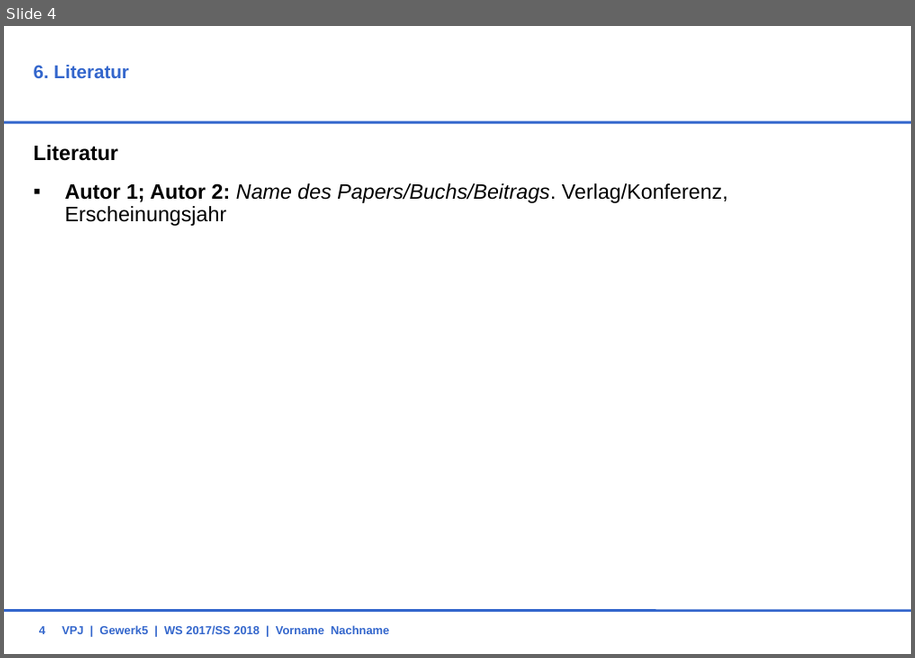
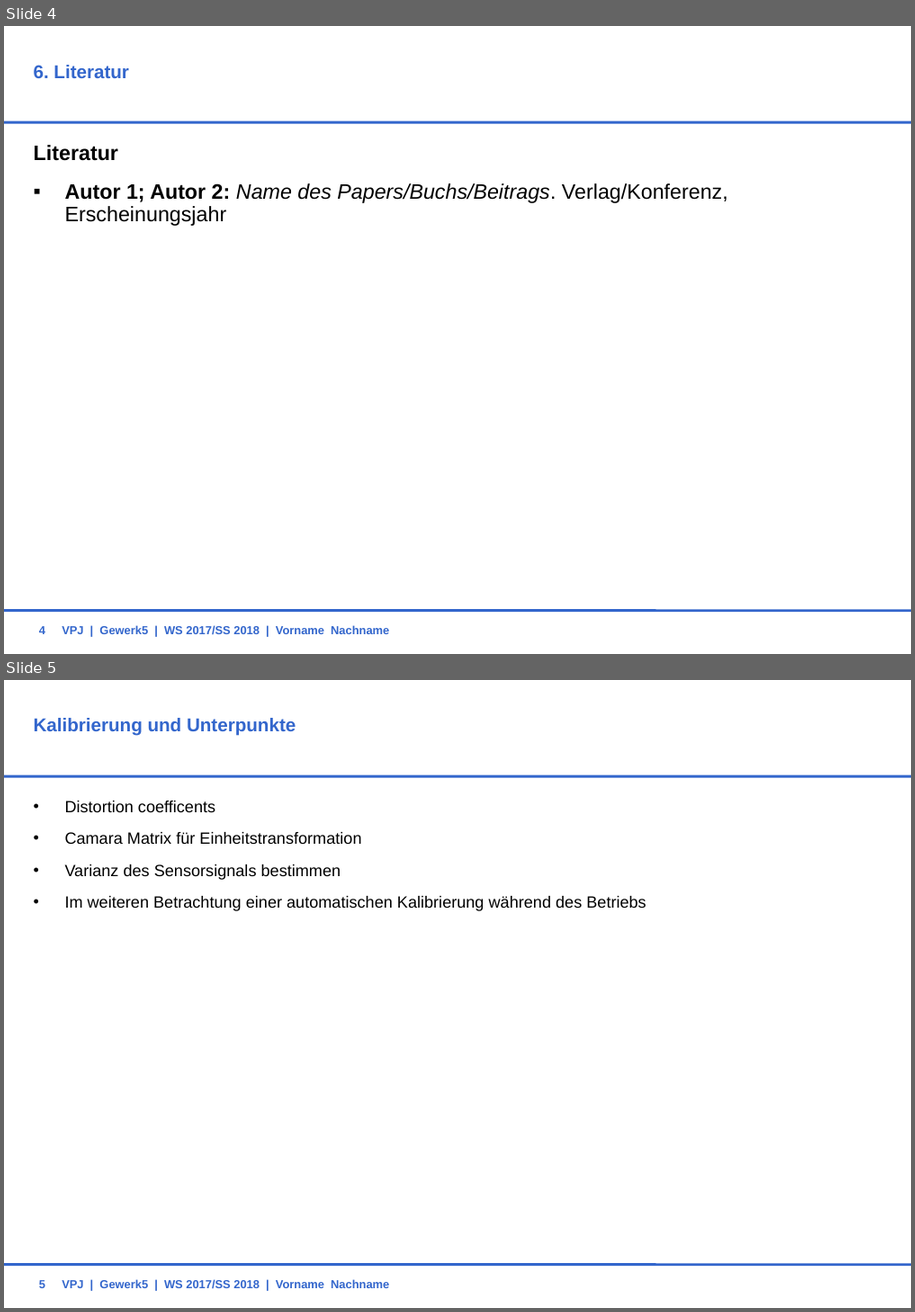
Before and after one commit to HassibShaq/VPJW17G5, a slide deck: 02_Calib/03_Konzeptpraesentation/G5Calib.ppt. Shown one above the other, each under a label of ours: slide 4 before the commit, slides 4 and 5 after it. The pictures are 915x658 and 915x1312 pixels, drawn with LibreOffice and Linux fonts; fonts in the diff are those of the drawing; background and template pictures are left out. Boxes give left, top, right and bottom in pixels: in the first picture for what was removed or moved away, otherwise in the second. Text is boxed around its words. In the diff, an @@ line names an element or a change of style, - is before the commit and + after.

```diff
--- a/02_Calib/03_Konzeptpraesentation/G5Calib.ppt
+++ b/02_Calib/03_Konzeptpraesentation/G5Calib.ppt
@@ slide 5 added at bbox=[4, 680, 911, 1308], background #FFFFFF; not listed: 2 template elements that a slide beside it also shows @@
@@ title added at bbox=[34, 718, 296, 736], 16 pt, text #3366CC, bold @@
+Kalibrierung und Unterpunkte
@@ text added at bbox=[65, 801, 646, 911], 14 pt, text #000000 @@
+• Distortion coefficents
+• Camara Matrix für Einheitstransformation
+• Varianz des Sensorsignals bestimmen
+• Im weiteren Betrachtung einer automatischen Kalibrierung während des Betriebs
@@ page number added at bbox=[39, 1278, 45, 1290], 10 pt, text #3366CC, bold @@
+5
@@ text added at bbox=[62, 1279, 389, 1289], 10 pt, text #3366CC, bold @@
+VPJ | Gewerk5 | WS 2017/SS 2018 | Vorname Nachname
```
Also in this commit, not shown: 1 slide changed.
